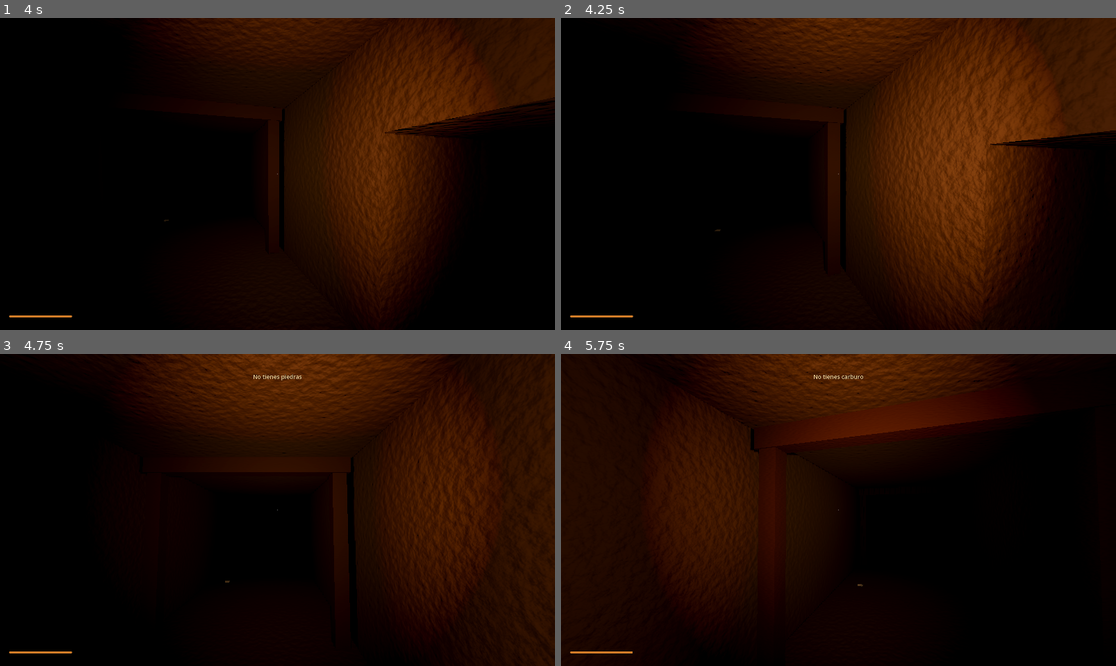
Above: before the commit, frames 1-4 (two rows, left to right).
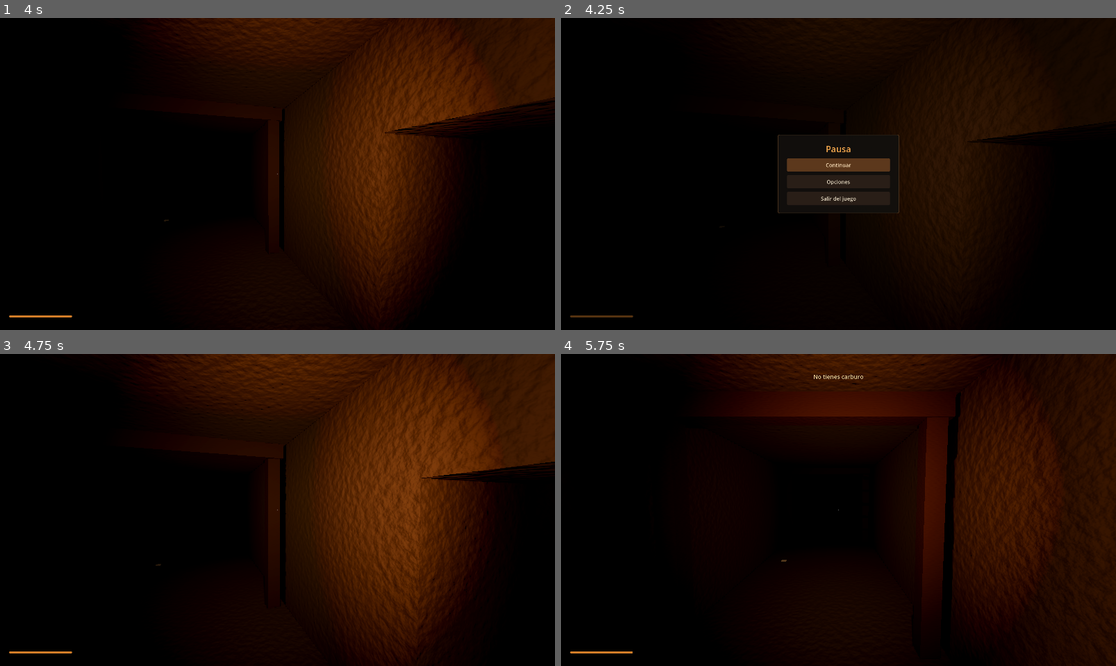
Above: after the commit, the same moments.

Repository: mateomerino14/socavon
Game: Godot game, scene res://src/world/test_tunnel/test_tunnel.tscn
Two runs of this game, one before a commit and one after it. Both use one fixed random seed, a clock stepped at 60 frames per second and the inputs below.
Inputs (mouse positions are in pixels of both pictures, inside the frame that each line leads up to):
- Up to frame 1 (4 s): tap Enter at 0.5 s; move the mouse to (305, 174) at 0.52 s; hold Ctrl (crouch) 0.53-1.28 s; hold W (move_forward) from 0.53 s (still down); move the mouse to (249, 174) at 1.27 s; tap Ctrl (crouch) at 1.35, 2.3, 3.05, 3.8 s; move the mouse to (288, 167) at 2.02 s; hold E (interact) 2.03-2.78 s; move the mouse to (271, 180) at 2.77 s; tap Mouse wheel down (lamp_decrease) at 2.85 s; move the mouse to (316, 177) at 3.52 s; hold Mouse wheel up (lamp_increase) from 3.53 s (still down)
- Up to frame 2 (4.25 s): keep holding W (move_forward); keep holding Mouse wheel up (lamp_increase); tap Escape (pause) at 4.15 s
- Up to frame 3 (4.75 s): release W (move_forward) at 4.25 s; release Mouse wheel up (lamp_increase) at 4.25 s; click (277, 500) at 4.25 s, where only the run after the commit has a clickable "Continuar"
- Up to frame 4 (5.75 s): tap Space at 5 s; move the mouse to (794, 506) at 5.02 s; hold W (move_forward) from 5.03 s (still down); tap R (lamp_refill) at 5.1 s; tap Ctrl (crouch) at 5.3 s

Frame 1 is identical in both runs. In frame 2, 40% of the frame differs, in the area x 1-100%, y 0-100%; in frame 3, 33%; in frame 4, 60%, in the area x 0-100%, y 0-100%.

Commit message:
feat: Agrega el menú de pausa con las opciones del jugador

Diff:
--- /dev/null
+++ b/src/ui/pause_menu/pause_menu.gd
@@ -0,0 +1,69 @@
+class_name PauseMenu
+extends CanvasLayer
+## Menú de pausa: detiene el juego con Escape y deja cambiar los ajustes.
+
+var is_open := false
+
+@onready var _main_panel: Control = %MainPanel
+@onready var _options_panel: Control = %OptionsPanel
+@onready var _sensitivity_slider: HSlider = %SensitivitySlider
+@onready var _crouch_toggle: CheckButton = %CrouchToggle
+@onready var _volume_slider: HSlider = %VolumeSlider
+
+
+## Conecta los botones y arranca oculto.
+func _ready() -> void:
+	%ResumeButton.pressed.connect(close)
+	%OptionsButton.pressed.connect(_show_options)
+	%QuitButton.pressed.connect(get_tree().quit)
+	%BackButton.pressed.connect(_show_main)
+	_sensitivity_slider.min_value = Settings.MIN_SENSITIVITY
+	_sensitivity_slider.max_value = Settings.MAX_SENSITIVITY
+	_sensitivity_slider.value_changed.connect(Settings.set_mouse_sensitivity)
+	_crouch_toggle.toggled.connect(Settings.set_crouch_toggles)
+	_volume_slider.value_changed.connect(Settings.set_master_volume)
+	visible = false
+
+
+## Abre o cierra el menú con Escape.
+func _unhandled_input(event: InputEvent) -> void:
+	if event.is_action_pressed("pause"):
+		if is_open:
+			close()
+		else:
+			open()
+		get_viewport().set_input_as_handled()
+
+
+## Pausa el juego y muestra el menú principal.
+func open() -> void:
+	is_open = true
+	visible = true
+	get_tree().paused = true
+	Input.mouse_mode = Input.MOUSE_MODE_VISIBLE
+	_show_main()
+
+
+## Reanuda el juego y oculta el menú.
+func close() -> void:
+	is_open = false
+	visible = false
+	get_tree().paused = false
+	Input.mouse_mode = Input.MOUSE_MODE_CAPTURED
+
+
+## Muestra los botones principales.
+func _show_main() -> void:
+	_main_panel.visible = true
+	_options_panel.visible = false
+	%ResumeButton.grab_focus()
+
+
+## Muestra los ajustes con sus valores actuales.
+func _show_options() -> void:
+	_sensitivity_slider.set_value_no_signal(Settings.mouse_sensitivity)
+	_crouch_toggle.set_pressed_no_signal(Settings.crouch_toggles)
+	_volume_slider.set_value_no_signal(Settings.master_volume)
+	_main_panel.visible = false
+	_options_panel.visible = true
+	_sensitivity_slider.grab_focus()
--- /dev/null
+++ b/src/ui/pause_menu/pause_menu.tscn
@@ -0,0 +1,151 @@
+[gd_scene format=3]
+
+[ext_resource type="Script" path="res://src/ui/pause_menu/pause_menu.gd" id="1_pause"]
+
+[sub_resource type="StyleBoxFlat" id="StyleBoxFlat_panel"]
+bg_color = Color(0.07, 0.06, 0.05, 0.94)
+border_width_left = 1
+border_width_top = 1
+border_width_right = 1
+border_width_bottom = 1
+border_color = Color(0.45, 0.3, 0.16, 1)
+corner_radius_top_left = 6
+corner_radius_top_right = 6
+corner_radius_bottom_right = 6
+corner_radius_bottom_left = 6
+content_margin_left = 32.0
+content_margin_top = 28.0
+content_margin_right = 32.0
+content_margin_bottom = 28.0
+
+[sub_resource type="StyleBoxFlat" id="StyleBoxFlat_button"]
+bg_color = Color(0.16, 0.12, 0.09, 1)
+corner_radius_top_left = 4
+corner_radius_top_right = 4
+corner_radius_bottom_right = 4
+corner_radius_bottom_left = 4
+content_margin_left = 16.0
+content_margin_top = 10.0
+content_margin_right = 16.0
+content_margin_bottom = 10.0
+
+[sub_resource type="StyleBoxFlat" id="StyleBoxFlat_button_hover"]
+bg_color = Color(0.36, 0.22, 0.11, 1)
+corner_radius_top_left = 4
+corner_radius_top_right = 4
+corner_radius_bottom_right = 4
+corner_radius_bottom_left = 4
+content_margin_left = 16.0
+content_margin_top = 10.0
+content_margin_right = 16.0
+content_margin_bottom = 10.0
+
+[sub_resource type="Theme" id="Theme_pause"]
+default_font_size = 18
+Button/colors/font_color = Color(0.9, 0.85, 0.76, 1)
+Button/colors/font_hover_color = Color(1, 0.9, 0.75, 1)
+Button/colors/font_focus_color = Color(1, 0.9, 0.75, 1)
+Button/styles/normal = SubResource("StyleBoxFlat_button")
+Button/styles/hover = SubResource("StyleBoxFlat_button_hover")
+Button/styles/pressed = SubResource("StyleBoxFlat_button_hover")
+Button/styles/focus = SubResource("StyleBoxFlat_button_hover")
+Label/colors/font_color = Color(0.9, 0.85, 0.76, 1)
+PanelContainer/styles/panel = SubResource("StyleBoxFlat_panel")
+
+[sub_resource type="LabelSettings" id="LabelSettings_title"]
+font_size = 30
+font_color = Color(0.95, 0.65, 0.3, 1)
+
+[node name="PauseMenu" type="CanvasLayer"]
+process_mode = 3
+layer = 5
+script = ExtResource("1_pause")
+
+[node name="Dim" type="ColorRect" parent="."]
+anchors_preset = 15
+anchor_right = 1.0
+anchor_bottom = 1.0
+grow_horizontal = 2
+grow_vertical = 2
+color = Color(0, 0, 0, 0.6)
+
+[node name="Center" type="CenterContainer" parent="."]
+anchors_preset = 15
+anchor_right = 1.0
+anchor_bottom = 1.0
+grow_horizontal = 2
+grow_vertical = 2
+theme = SubResource("Theme_pause")
+
+[node name="Panel" type="PanelContainer" parent="Center"]
+custom_minimum_size = Vector2(420, 0)
+layout_mode = 2
+
+[node name="MainPanel" type="VBoxContainer" parent="Center/Panel"]
+unique_name_in_owner = true
+layout_mode = 2
+theme_override_constants/separation = 12
+
+[node name="Title" type="Label" parent="Center/Panel/MainPanel"]
+layout_mode = 2
+text = "Pausa"
+label_settings = SubResource("LabelSettings_title")
+horizontal_alignment = 1
+
+[node name="ResumeButton" type="Button" parent="Center/Panel/MainPanel"]
+unique_name_in_owner = true
+layout_mode = 2
+text = "Continuar"
+
+[node name="OptionsButton" type="Button" parent="Center/Panel/MainPanel"]
+unique_name_in_owner = true
+layout_mode = 2
+text = "Opciones"
+
+[node name="QuitButton" type="Button" parent="Center/Panel/MainPanel"]
+unique_name_in_owner = true
+layout_mode = 2
+text = "Salir del juego"
+
+[node name="OptionsPanel" type="VBoxContainer" parent="Center/Panel"]
+unique_name_in_owner = true
+visible = false
+layout_mode = 2
+theme_override_constants/separation = 12
+
+[node name="Title" type="Label" parent="Center/Panel/OptionsPanel"]
+layout_mode = 2
+text = "Opciones"
+label_settings = SubResource("LabelSettings_title")
+horizontal_alignment = 1
+
+[node name="SensitivityLabel" type="Label" parent="Center/Panel/OptionsPanel"]
+layout_mode = 2
+text = "Sensibilidad del ratón"
+
+[node name="SensitivitySlider" type="HSlider" parent="Center/Panel/OptionsPanel"]
+unique_name_in_owner = true
+layout_mode = 2
+step = 0.05
+value = 1.0
+
+[node name="VolumeLabel" type="Label" parent="Center/Panel/OptionsPanel"]
+layout_mode = 2
+text = "Volumen general"
+
+[node name="VolumeSlider" type="HSlider" parent="Center/Panel/OptionsPanel"]
+unique_name_in_owner = true
+layout_mode = 2
+max_value = 1.0
+step = 0.05
+value = 1.0
+
+[node name="CrouchToggle" type="CheckButton" parent="Center/Panel/OptionsPanel"]
+unique_name_in_owner = true
+layout_mode = 2
+text = "Agacharse con una pulsación"
+
+[node name="BackButton" type="Button" parent="Center/Panel/OptionsPanel"]
+unique_name_in_owner = true
+layout_mode = 2
+text = "Volver"
--- a/src/world/test_tunnel/test_tunnel.tscn
+++ b/src/world/test_tunnel/test_tunnel.tscn
@@ -10,6 +10,7 @@
 [ext_resource type="NavigationMesh" path="res://src/world/test_tunnel/test_tunnel_navmesh.tres" id="8_navmesh"]
 [ext_resource type="PackedScene" path="res://src/enemies/tio/tio.tscn" id="9_tio"]
 [ext_resource type="PackedScene" path="res://src/world/respawn/respawn_director.tscn" id="10_respawn"]
+[ext_resource type="PackedScene" path="res://src/ui/pause_menu/pause_menu.tscn" id="11_pause"]
 
 [sub_resource type="Environment" id="Environment_mine"]
 background_mode = 1
@@ -153,3 +154,5 @@
 [node name="Hud" parent="." instance=ExtResource("4_hud")]
 
 [node name="RespawnDirector" parent="." instance=ExtResource("10_respawn")]
+
+[node name="PauseMenu" parent="." instance=ExtResource("11_pause")]
Not shown, added: src/ui/pause_menu/pause_menu.gd.uid
